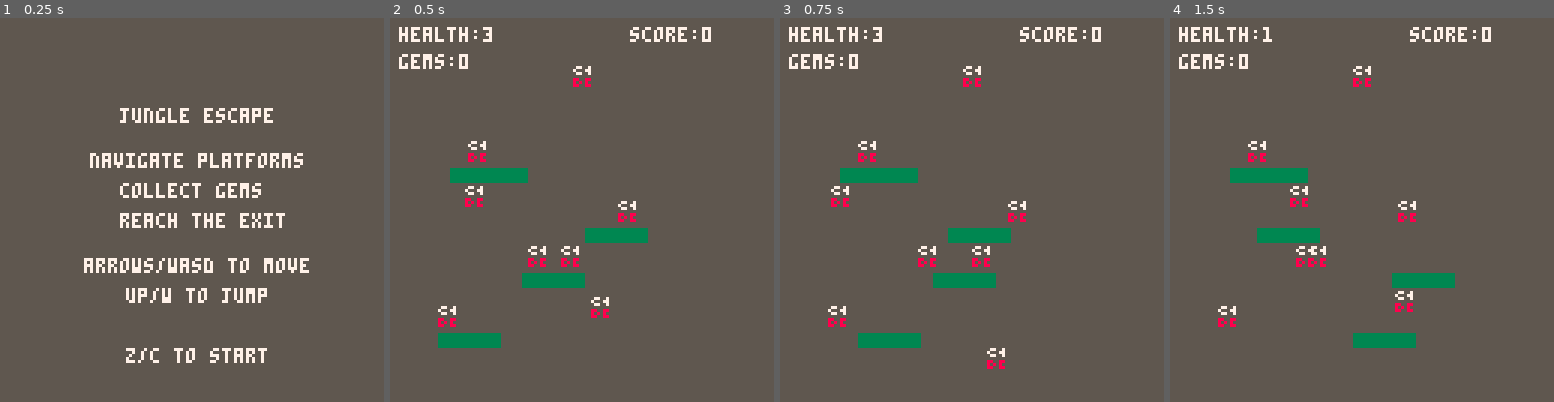
Above: before the commit, frames 1-4 (left to right).
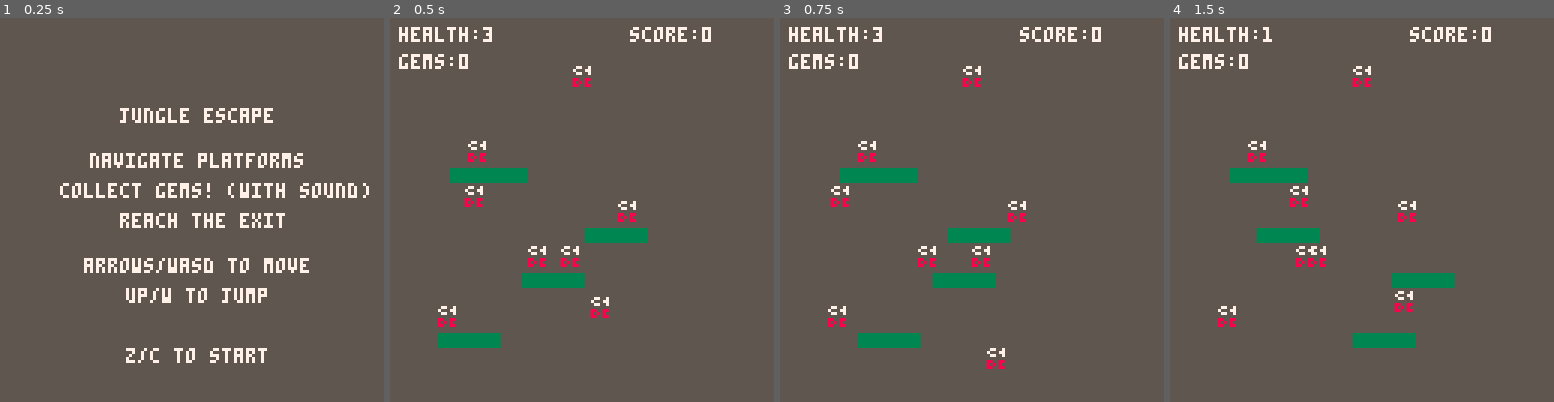
Above: after the commit, the same moments.

Repository: jeffcampbell/game-a-day
Game: PICO-8 cartridge games/2026-03-10/game.p8
Same seed, same stepped clock (60 frames per second), same inputs: the game is played once before the commit and once after it.
Inputs:
- Up to frame 1 (0.25 s): no input
- Up to frame 2 (0.5 s): tap X (X key) at 0.33 s
- Up to frame 3 (0.75 s): tap O (Z key) at 0.7 s
- Up to frame 4 (1.5 s): tap X (X key) at 1.07 s

The runs differ from the first frame. In frame 1, 1.1% of the frame differs, in the area x 15-97%, y 42-47%; in frame 2, nothing differs; in frame 3, nothing differs; in frame 4, nothing differs.

Commit message:
Add audio feedback polish to Jungle Escape
- Implement jump sound debouncing (8-frame cooldown) to prevent spam
- Update menu text to mention audio feedback
- All 4 SFX play at correct game events: jump, gem collection, enemy hit, portal reach
- Token count: 1188/8192 (well under budget)
- HTML/JS export verified

Audio feedback enhances player engagement and perceived polish, following the success of Cave Escape's audio implementation.

Co-Authored-By: Claude Haiku 4.5 <noreply@anthropic.com>

Diff:
--- a/games/2026-03-10/game.p8
+++ b/games/2026-03-10/game.p8
@@ -36,7 +36,8 @@
   jump_power=5,
   grav=0.3,
   on_ground=false,
-  sprite=1
+  sprite=1,
+  jump_sfx_cooldown=0
 }
 
 -- platforms (x, y, w, h, move_type, speed)
@@ -71,7 +72,7 @@
       score = 0
       health = max_health
       exit_reached = false
-      player = {x=64, y=90, w=6, h=8, vx=0, vy=0, jump_power=5, grav=0.3, on_ground=false, sprite=1}
+      player = {x=64, y=90, w=6, h=8, vx=0, vy=0, jump_power=5, grav=0.3, on_ground=false, sprite=1, jump_sfx_cooldown=0}
       gems = {{x=15,y=95,c=false},{x=45,y=75,c=false},{x=75,y=60,c=false},{x=25,y=40,c=false}}
       _log("state:play")
     end
@@ -90,6 +91,11 @@
   local left = test_input(0)
   local right = test_input(1)
   local jump = test_input(2)
+
+  -- decrement jump sound cooldown
+  if player.jump_sfx_cooldown > 0 then
+    player.jump_sfx_cooldown -= 1
+  end
 
   -- horizontal movement
   if left > 0 then player.vx = -2 end
@@ -117,7 +123,10 @@
         player.on_ground = true
         if jump > 0 then
           player.vy = -player.jump_power
-          sfx(0)
+          if player.jump_sfx_cooldown <= 0 then
+            sfx(0)
+            player.jump_sfx_cooldown = 8
+          end
           _log("jump")
         end
       end
@@ -223,7 +232,7 @@
 function draw_menu()
   print("jungle escape", 40, 30, 7)
   print("navigate platforms", 30, 45, 7)
-  print("collect gems", 40, 55, 7)
+  print("collect gems! (with sound)", 20, 55, 7)
   print("reach the exit", 40, 65, 7)
   print("arrows/wasd to move", 28, 80, 7)
   print("up/w to jump", 42, 90, 7)
Not shown, changed: games/2026-03-10/game.js
